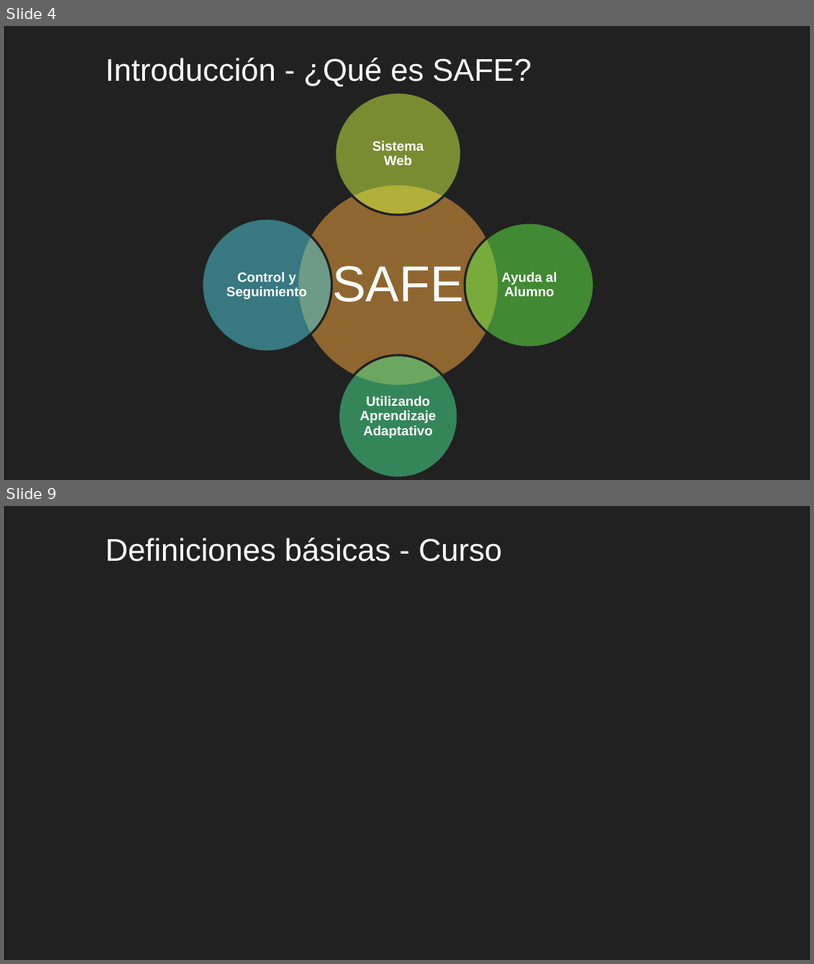
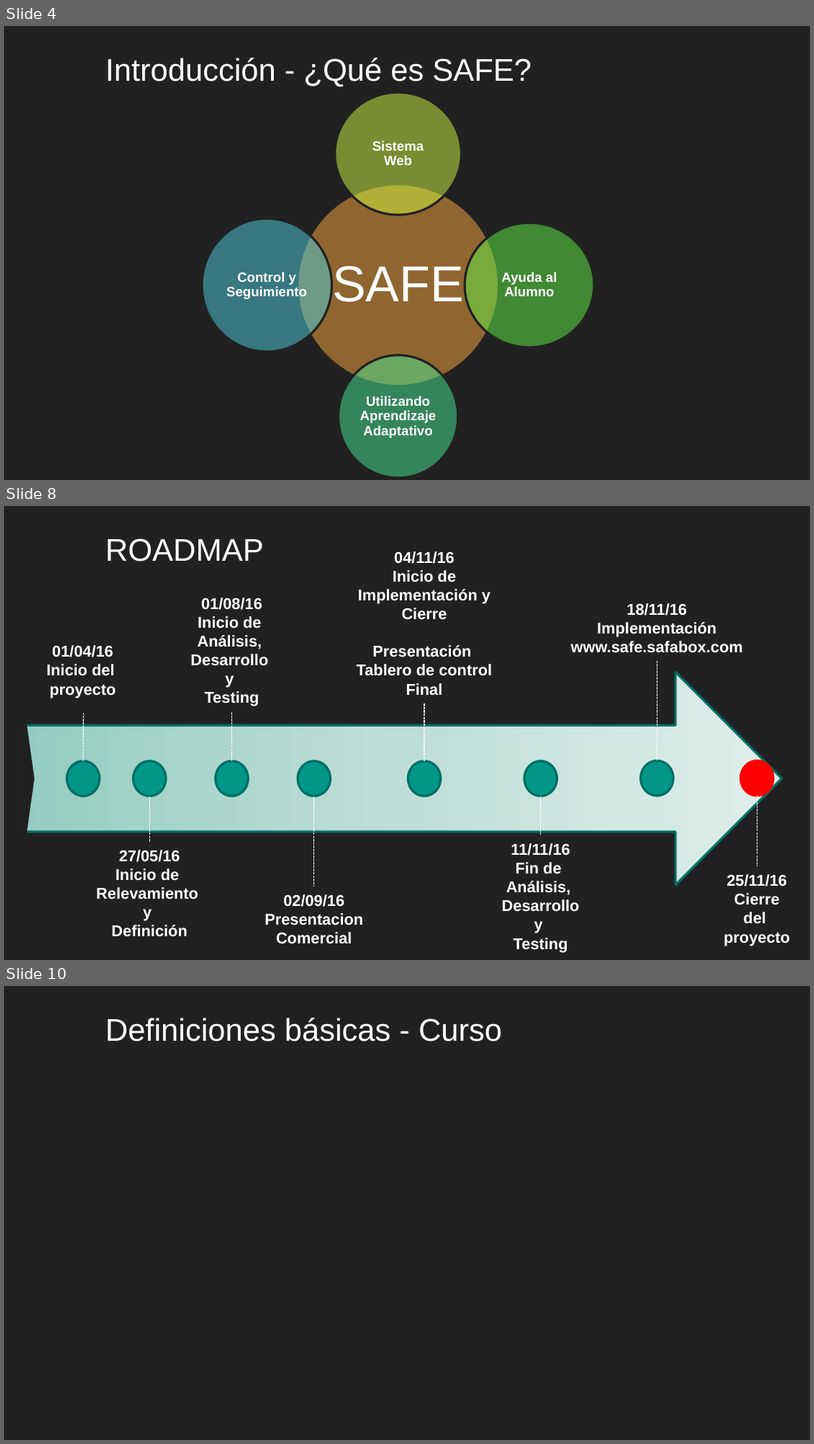
Before and after one commit to safabox/SAFE, a slide deck: trunk/docs/Entregables/Presentacion Final/SAFE presentacion final.pptx. Shown one above the other, each under a label of ours: slides 4 and 9 before the commit, slides 4, 8 and 10 after it; the slides between them are not shown. The pictures are 814x964 and 814x1444 pixels, drawn with LibreOffice and Linux fonts; fonts in the diff are those of the drawing; background and template pictures are left out. Boxes give left, top, right and bottom in pixels: in the first picture for what was removed or moved away, otherwise in the second. Text is boxed around its words. In the diff, an @@ line names an element or a change of style, - is before the commit and + after.

```diff
--- a/trunk/docs/Entregables/Presentacion Final/SAFE presentacion final.pptx
+++ b/trunk/docs/Entregables/Presentacion Final/SAFE presentacion final.pptx
@@ slide 8 added at [4,506,810,960], background #212121 @@
@@ title added at [106,538,264,561], 28 pt, text #FFFFFF @@
+ROADMAP
@@ text added at [357,551,492,695], 14 pt, text #FFFFFF, bold @@
+04/11/16
+Inicio de Implementación y Cierre
+Presentación
+Tablero de control
+Final
@@ text added at [190,597,268,706], 14 pt, text #FFFFFF, bold @@
+01/08/16
+Inicio de
+Análisis,
+Desarrollo
+y
+Testing
@@ text added at [571,603,743,653], 14 pt, text #FFFFFF, bold @@
+18/11/16
+Implementación
+www.safe.safabox.com
@@ text added at [46,645,116,698], 14 pt, text #FFFFFF, bold @@
+01/04/16
+Inicio del
+proyecto
@@ right arrow added at [18,672,782,885], fill gradient #95CDC3 to #C0DED8 to #E0EEEC, outline #006F65 2 pt @@
@@ line added from (657, 661) to (657, 761), #FFFFFF 0.75 pt dashed @@
@@ line added from (83, 761) to (84, 713), #FFFFFF 0.75 pt dashed @@
@@ line added from (232, 761) to (232, 712), #FFFFFF 0.75 pt dashed @@
@@ line added from (424, 703) to (424, 761), #FFFFFF 0.75 pt dashed @@
@@ pentagon arrow added at [18,723,33,833], fill #212121, outline #212121 2 pt @@
@@ ellipse added at [67,761,100,795], fill #009688, outline #006F65 2 pt @@
@@ ellipse added at [133,761,166,795], fill #009688, outline #006F65 2 pt @@
@@ ellipse added at [215,761,248,795], fill #009688, outline #006F65 2 pt @@
@@ ellipse added at [298,761,331,795], fill #009688, outline #006F65 2 pt @@
@@ ellipse added at [408,761,441,795], fill #009688, outline #006F65 2 pt @@
@@ ellipse added at [525,761,558,795], fill #009688, outline #006F65 2 pt @@
@@ ellipse added at [641,761,674,795], fill #009688, outline #006F65 2 pt @@
@@ ellipse added at [741,761,774,795], fill #FF0000, outline #FF0000 2 pt @@
@@ line added from (150, 795) to (150, 842), #FFFFFF 0.75 pt dashed @@
@@ line added from (314, 795) to (314, 886), #FFFFFF 0.75 pt dashed @@
@@ line added from (541, 795) to (541, 835), #FFFFFF 0.75 pt dashed @@
@@ line added from (757, 795) to (757, 867), #FFFFFF 0.75 pt dashed @@
@@ text added at [96,849,198,937], 14 pt, text #FFFFFF, bold @@
+27/05/16
+Inicio de
+Relevamiento
+y
+Definición
@@ text added at [502,843,580,952], 14 pt, text #FFFFFF, bold @@
+11/11/16
+Fin de
+Análisis,
+Desarrollo
+y
+Testing
@@ text added at [265,894,363,944], 14 pt, text #FFFFFF, bold @@
+02/09/16
+Presentacion Comercial
@@ text added at [724,874,790,945], 14 pt, text #FFFFFF, bold @@
+25/11/16
+Cierre
+del
+proyecto
@@ what was slide 9 is now slide 10 @@
```
Also in this commit, not shown: 4 slides changed, 1 other slide added, 1 slide removed, 1 other file.
